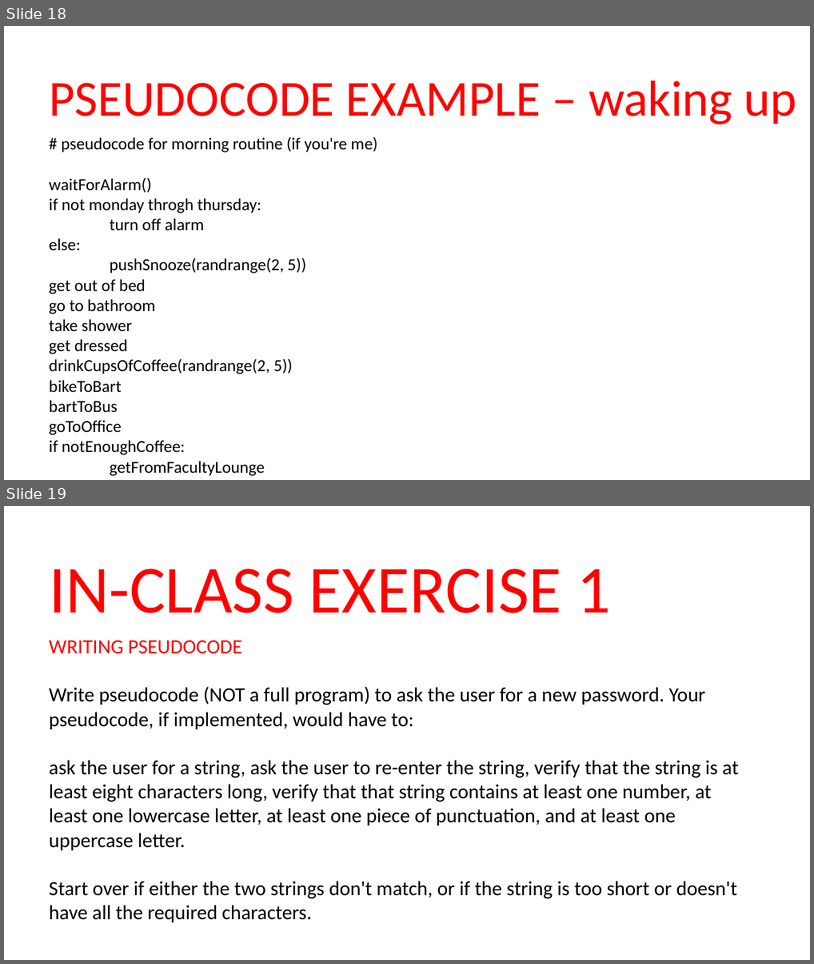
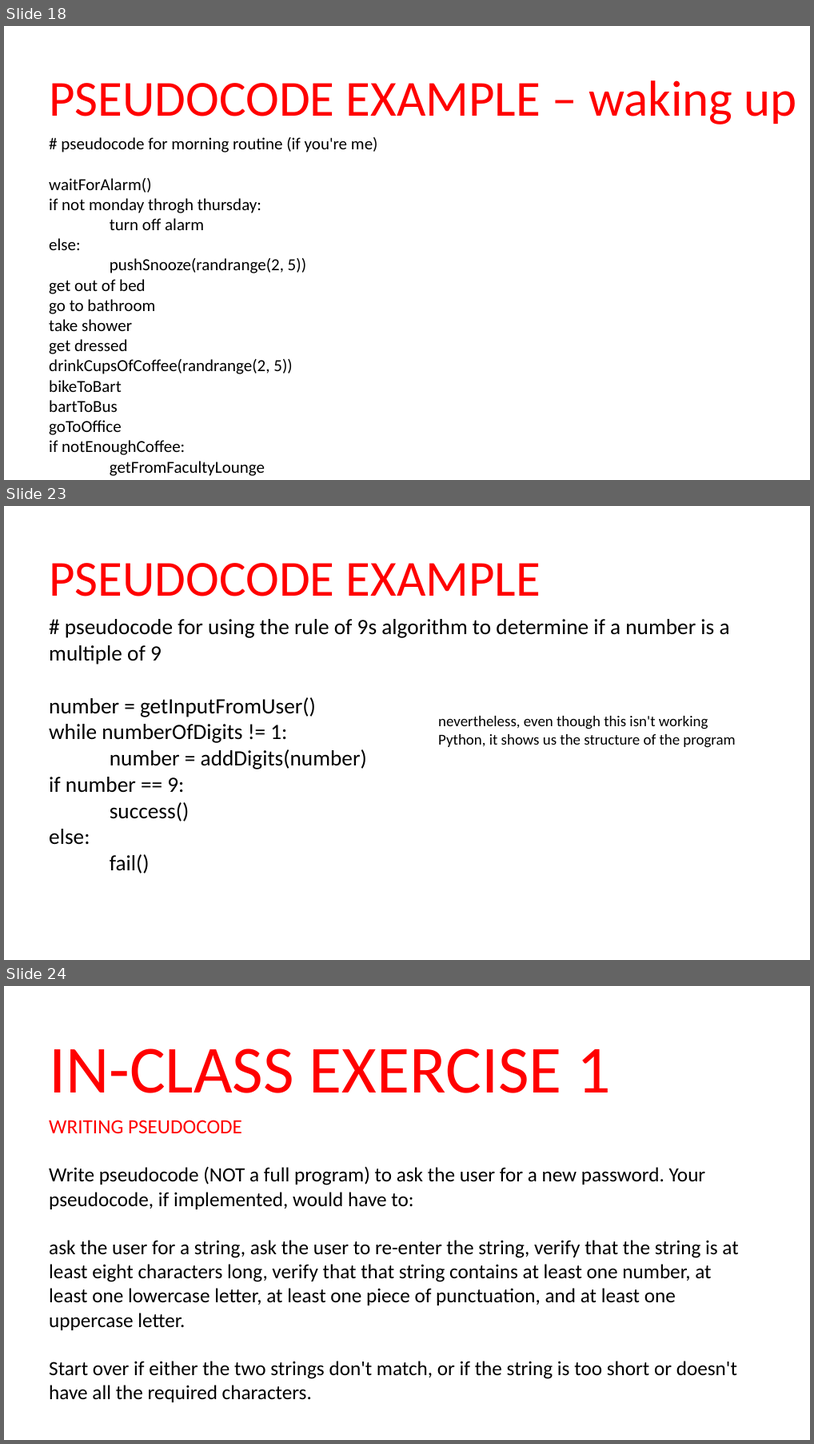
Before and after one commit to ben-allen/CIS-001, a slide deck: slides/functions-strings-pseudocode-unrevised.pptx. Shown one above the other, each under a label of ours: slides 18 and 19 before the commit, slides 18, 23 and 24 after it; the slides between them are not shown. The pictures are 814x964 and 814x1444 pixels, drawn with LibreOffice and Linux fonts; fonts in the diff are those of the drawing. Boxes give left, top, right and bottom in pixels: in the first picture for what was removed or moved away, otherwise in the second. Text is boxed around its words. In the diff, an @@ line names an element or a change of style, - is before the commit and + after.

```diff
--- a/slides/functions-strings-pseudocode-unrevised.pptx
+++ b/slides/functions-strings-pseudocode-unrevised.pptx
@@ slide 23 added at box(4, 506, 810, 960), background #FFFFFF @@
@@ text added at box(49, 563, 541, 596), 60 pt, text #FF0000 @@
+PSEUDOCODE EXAMPLE
@@ text added at box(49, 619, 730, 873), 26 pt, text #000000 @@
+# pseudocode for using the rule of 9s algorithm to determine if a number is a multiple of 9
+number = getInputFromUser()
+while numberOfDigits != 1:
+number = addDigits(number)
+if number == 9:
+success()
+else:
+fail()
@@ text added at box(438, 716, 735, 748), 18 pt, text #000000 @@
+nevertheless, even though this isn't working
+Python, it shows us the structure of the program
@@ what was slide 19 is now slide 24 @@
```
Also in this commit, not shown: 1 slide changed, 4 other slides added.
